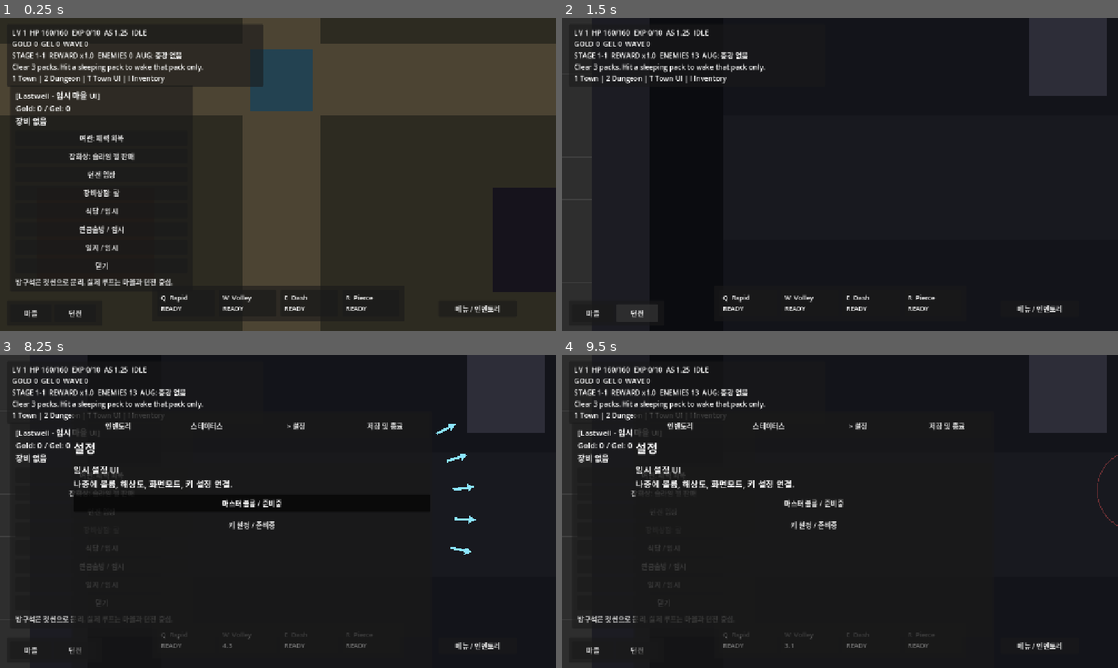
Above: before the commit, frames 1-4 (two rows, left to right).
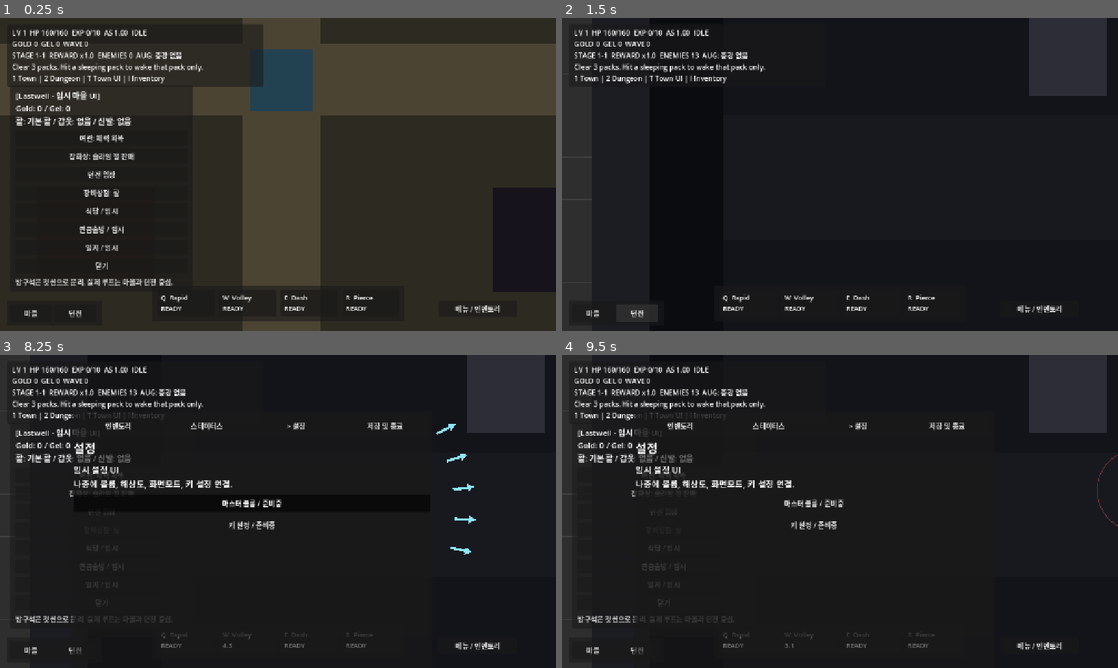
Above: after the commit, the same moments.

Repository: danyoon0760/last-archer
Game: Godot game, scene res://scenes/Main.tscn
Same seed, same stepped clock (60 frames per second), same inputs: the game is played once before the commit and once after it.
Inputs (mouse positions are in pixels of both pictures, inside the frame that each line leads up to):
- Up to frame 1 (0.25 s): no input
- Up to frame 2 (1.5 s): click "마을" at 0.5 s; click "던전" at 1.25 s
- Up to frame 3 (8.25 s): click "메뉴 / 인벤토리" at 2 s; click "> 인벤토리" at 2.75 s; click "스테이터스" at 3.5 s; click "인벤토리" at 4.25 s; click "설정" at 5 s; click "> 설정" at 5.75 s; click "마스터 볼륨 / 준비중" at 6.5 s; click "키 설정 / 준비중" at 7.25 s; tap Enter at 8 s; move the mouse to (400, 495) at 8.02 s; hold W from 8.03 s (still down); tap T at 8.1 s; click (400, 495) at 8.17 s
- Up to frame 4 (9.5 s): release W at 8.75 s; click "여관: 체력 회복" at 8.75 s

The runs differ from the first frame. In frame 1, 0.4% of the frame differs, in the area x 2-24%, y 4-35%; in frame 2, less than 0.1%; in frame 3, 0.4%; in frame 4, 0.4%.
Error before the commit: Invalid call. Nonexistent 'int' constructor. (res://scripts/augment_manager.gd:195)
Error after the commit: Parse Error: Cannot infer the type of "name" variable because the value doesn't have a set type. (res://scripts/equipment_shop_overlay.gd:130)

Commit message:
Wire equipment manager and bow shop overlay into main scene

Diff:
--- a/scenes/Main.tscn
+++ b/scenes/Main.tscn
@@ -16,6 +16,8 @@
 [ext_resource type="Script" path="res://scripts/death_overlay.gd" id="15_death_overlay_script"]
 [ext_resource type="Script" path="res://scripts/augment_manager.gd" id="16_augment_manager_script"]
 [ext_resource type="Script" path="res://scripts/augment_overlay.gd" id="17_augment_overlay_script"]
+[ext_resource type="Script" path="res://scripts/equipment_manager.gd" id="18_equipment_manager_script"]
+[ext_resource type="Script" path="res://scripts/equipment_shop_overlay.gd" id="19_equipment_shop_overlay_script"]
 
 [node name="Main" type="Node2D"]
 script = ExtResource("1_main_script")
@@ -27,6 +29,9 @@
 
 [node name="GameManager" type="Node" parent="."]
 script = ExtResource("4_game_manager_script")
+
+[node name="EquipmentManager" type="Node" parent="."]
+script = ExtResource("18_equipment_manager_script")
 
 [node name="AugmentManager" type="Node" parent="."]
 script = ExtResource("16_augment_manager_script")
@@ -58,3 +63,6 @@
 
 [node name="AugmentOverlay" type="CanvasLayer" parent="."]
 script = ExtResource("17_augment_overlay_script")
+
+[node name="EquipmentShopOverlay" type="CanvasLayer" parent="."]
+script = ExtResource("19_equipment_shop_overlay_script")
Not shown: 1 places in scenes/Main.tscn that only renumber resources
